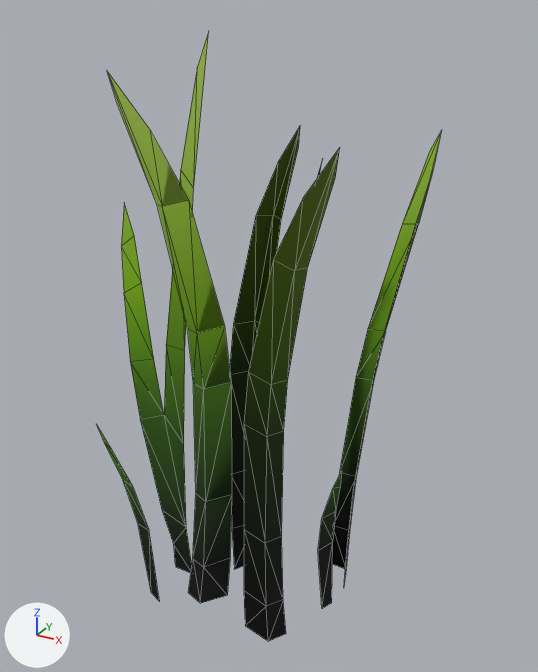
Renders of the glTF model assets/nature/Grass_Common_Short.gltf from each side of a commit.
Camera for both pictures: a 50 mm camera at (0.731, -1.262, 1.351) aimed at (-0.029, 0.122, 0.659). The axes (+X, +Y, +Z) are drawn at lower left. The lights are the same throughout. The older version comes first. Mesh edges are drawn as thin lines.

Names of what the first picture shows: 'Grass_Common_Short'.
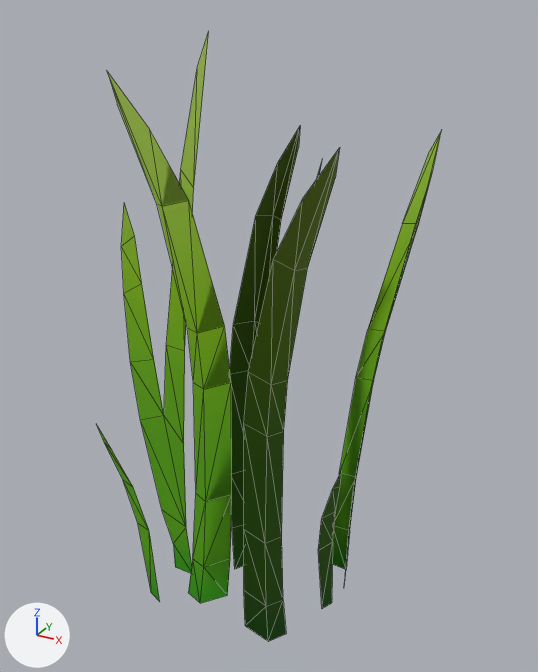
Where the newer file only moved an object's origin or applied its transform, the numbers keep the older frame.

Location of each change, [x1, y1, x2, y2] in pixels of the pictures (538 x 672 px):
'Grass_Common_Short', recoloured
    both: [108, 31, 442, 642]

What changed in the scene script:
```text
Change mat_grass:
    remove n2 = _N.new('ShaderNodeMix'); n2.name = 'Mix'
    remove n2.data_type = 'RGBA'
    remove n2.blend_type = 'MULTIPLY'
    remove n2.inputs[0].default_value = 1.0  # 'Factor'
    remove n3 = _N.new('ShaderNodeVertexColor'); n3.name = 'Color Attribute'
    where n0 = _N.new('ShaderNodeBsdfPrincipled'); n0.name = 'Principled BSDF'
    where n4 = _N.new('ShaderNodeTexImage'); n4.name = 'Image Texture'
    remove _L.new(n2.outputs[2], n0.inputs[0])  # 'Result' to 'Base Color'
    remove _L.new(n3.outputs[0], n2.inputs[7])  # 'Color' to 'B'
    remove _L.new(n4.outputs[0], n2.inputs[6])  # 'Color' to 'A'
    add _L.new(n4.outputs[0], n0.inputs[0])  # 'Color' to 'Base Color'
```
